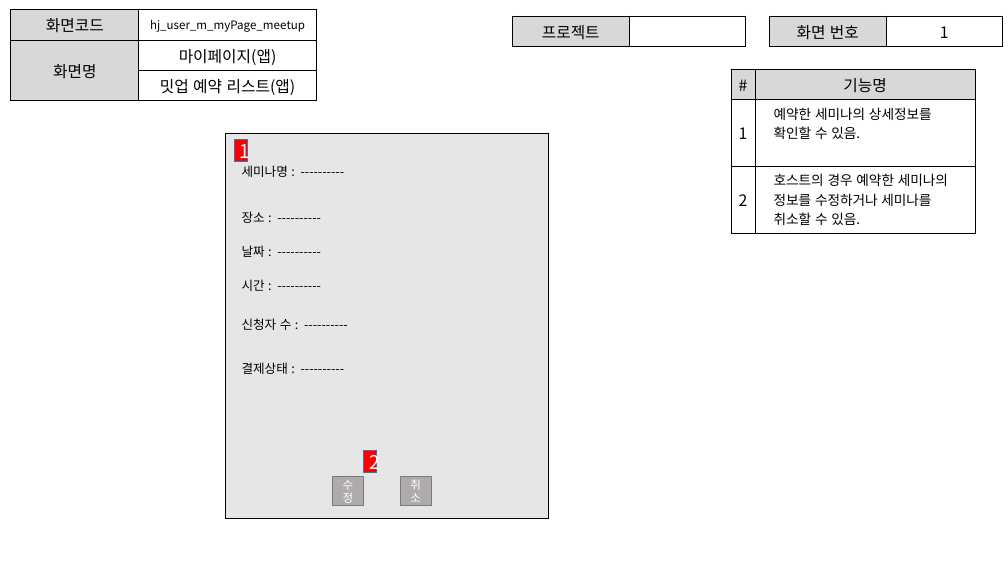
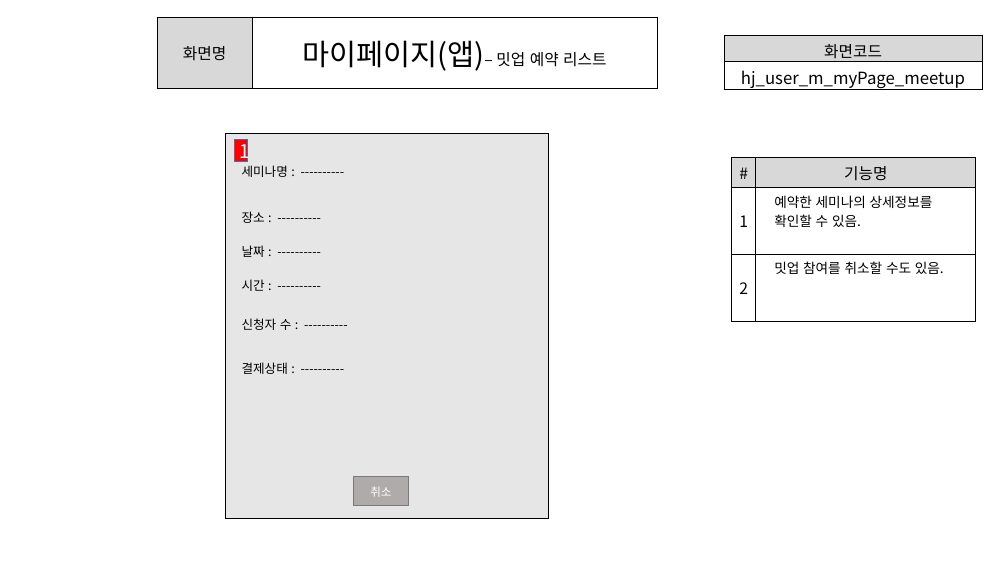
Before and after one commit to ezenteam2/e-Zone, a slide deck: slide 29 of 0 발표용 파워포인트/project05 - 파워포인트 종합 - 형준.pptx. Drawn at 1008x567 pixels with LibreOffice and Linux fonts; fonts in the diff are those of the drawing. Boxes give left, top, right and bottom in pixels: in the first picture for what was removed or moved away, otherwise in the second. Text is boxed around its words. In the diff, an @@ line names an element or a change of style, - is before the commit and + after.

```diff
--- a/0 발표용 파워포인트/project05 - 파워포인트 종합 - 형준.pptx
+++ b/0 발표용 파워포인트/project05 - 파워포인트 종합 - 형준.pptx
@@ table at (157, 17, 657, 88) @@
-row 1: 화면코드 | hj_user_m_myPage_meetup
-row 2: 화면명 | 마이페이지(앱)
-row 3:  | 밋업 예약 리스트(앱)
+row 1: 화면명 | 마이페이지(앱)– 밋업 예약 리스트
@@ table: place and size @@
-table at (11, 10, 316, 99)
+table at (157, 17, 657, 88)
@@ table removed at (513, 17, 746, 43), 1 rows, 2 columns @@
-프로젝트 | 
@@ table removed at (770, 17, 1003, 44), 1 rows, 2 columns @@
-화면 번호 | 1
@@ table added at (724, 35, 982, 93), 2 rows, 1 columns @@
+화면코드
+hj_user_m_myPage_meetup
@@ table at (732, 157, 976, 309) @@
-row 3, column 2: 호스트의 경우 예약한 세미나의 정보를 수정하거나 세미나를 취소할 수 있음.
+row 3, column 2: 밋업 참여를 취소할 수도 있음.
@@ table: place and size @@
-table at (731, 70, 975, 229)
+table at (732, 157, 976, 309)
@@ rectangle removed at (333, 477, 364, 506) @@
-수정
@@ rectangle "취소": place and size @@
-rectangle "취소" at (400, 477, 431, 506)
+rectangle "취소" at (354, 477, 408, 506)
@@ rectangle removed at (364, 451, 377, 473) @@
-2
```
Also in this commit, not shown: 30 other slides changed, 1 slide removed.
